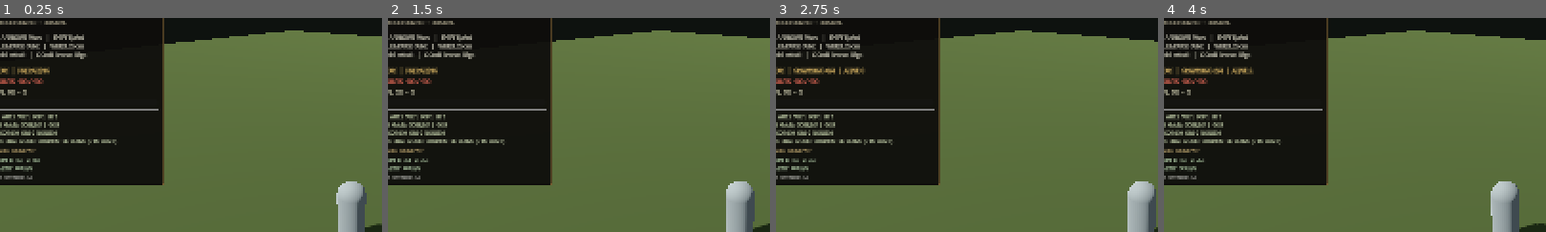
Above: before the commit, frames 1-4 (left to right).
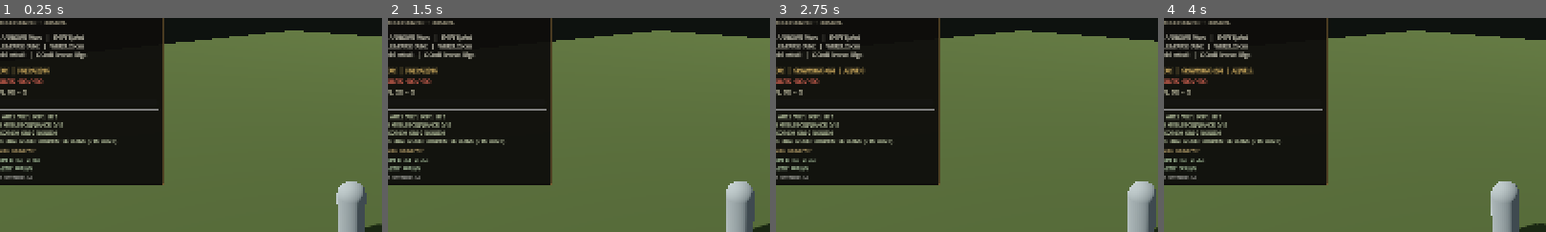
Above: after the commit, the same moments.

Repository: DireChris/Gielinor-Survivors
Game: Godot game, scene res://scenes/main.tscn
Two runs of this game, one before a commit and one after it. Both use one fixed random seed, a clock stepped at 60 frames per second and the inputs below.
Inputs (mouse positions are % of the whole screen's width and height, from its top left):
- Up to frame 1 (0.25 s): no input
- Up to frame 2 (1.5 s): tap Enter at 0.5 s; move the mouse to (72, 45) at 0.52 s; hold D (move_right) 0.53-1.25 s; tap C at 0.6 s; click (72, 45) at 0.67 s; drag from (30, 55) to (45, 70) at 1.27 s
- Up to frame 3 (2.75 s): tap Space at 2 s; move the mouse to (60, 28) at 2.02 s; hold D (move_right) from 2.03 s (still down); hold Shift (sprint) from 2.03 s (still down); tap C at 2.3 s
- Up to frame 4 (4 s): release D (move_right) at 2.75 s; release Shift (sprint) at 2.75 s; drag from (45, 70) to (20, 35) at 2.77 s; move the mouse to (80, 65) at 3.52 s; hold A (move_left) from 3.53 s (still down); tap C at 3.6 s
The pictures show only the part of the screen within x 4-54%, y 6-56%; the shares and areas given below are measured in that part.

The runs differ from the first frame. In frame 1, 0.2% of the frame differs, in the area x 2-17%, y 48-52%; in frame 2, 0.2%; in frame 3, 0.2%; in frame 4, 0.2%.

Commit message:
Add directional combat feedback and modular progression services

Diff:
--- /dev/null
+++ b/data/drops/goblin_drop_table.tres
@@ -0,0 +1,29 @@
+[gd_resource type="Resource" script_class="DropTableData" load_steps=6 format=3]
+
+[ext_resource type="Script" path="res://scripts/progression/drop_entry_data.gd" id="1_entry"]
+[ext_resource type="Script" path="res://scripts/progression/drop_table_data.gd" id="2_table"]
+
+[sub_resource type="Resource" id="DropEntry_coins"]
+script = ExtResource("1_entry")
+item_id = &"coins"
+drop_chance = 1.0
+minimum_quantity = 2
+maximum_quantity = 8
+
+[sub_resource type="Resource" id="DropEntry_copper_ore"]
+script = ExtResource("1_entry")
+item_id = &"copper_ore"
+drop_chance = 0.45
+minimum_quantity = 1
+maximum_quantity = 1
+
+[sub_resource type="Resource" id="DropEntry_bones"]
+script = ExtResource("1_entry")
+item_id = &"bones"
+drop_chance = 0.35
+minimum_quantity = 1
+maximum_quantity = 1
+
+[resource]
+script = ExtResource("2_table")
+entries = Array[Resource]([SubResource("DropEntry_coins"), SubResource("DropEntry_copper_ore"), SubResource("DropEntry_bones")])
--- /dev/null
+++ b/data/slayer/goblin_clearance.tres
@@ -0,0 +1,15 @@
+[gd_resource type="Resource" script_class="SlayerContractData" load_steps=2 format=3]
+
+[ext_resource type="Script" path="res://scripts/progression/slayer_contract_data.gd" id="1"]
+
+[resource]
+script = ExtResource("1")
+contract_id = &"goblin_clearance"
+display_name = "Goblin Clearance"
+target_monster_id = &"goblin"
+target_count = 15
+xp_per_kill = 5
+completion_bonus_xp = 100
+completion_rewards = {
+"coins": 75
+}
--- a/data/weapons/bronze_sword.tres
+++ b/data/weapons/bronze_sword.tres
@@ -14,4 +14,5 @@
 special_name = "Whirlwind"
 special_damage_multiplier = 1.75
 special_radius = 5.5
+special_arc_degrees = 150.0
 special_cost = 50.0
--- a/scenes/enemies/goblin.tscn
+++ b/scenes/enemies/goblin.tscn
@@ -1,6 +1,7 @@
-[gd_scene load_steps=7 format=3]
+[gd_scene load_steps=8 format=3]
 
 [ext_resource type="Script" path="res://scripts/enemies/enemy_controller.gd" id="1_enemy"]
+[ext_resource type="Resource" path="res://data/drops/goblin_drop_table.tres" id="2_drop_table"]
 
 [sub_resource type="CapsuleMesh" id="CapsuleMesh_body"]
 radius = 0.34
@@ -26,6 +27,8 @@
 collision_layer = 1
 collision_mask = 1
 script = ExtResource("1_enemy")
+monster_id = &"goblin"
+drop_table = ExtResource("2_drop_table")
 
 [node name="Body" type="MeshInstance3D" parent="."]
 position = Vector3(0, 0.76, 0)
--- a/scenes/main.tscn
+++ b/scenes/main.tscn
@@ -9,6 +9,9 @@
 [ext_resource type="Script" path="res://scripts/progression/progression_director.gd" id="7_progression"]
 [ext_resource type="Script" path="res://scripts/progression/run_upgrade_director.gd" id="8_upgrades"]
 [ext_resource type="Script" path="res://scripts/ui/level_up_choice_ui.gd" id="9_upgrade_ui"]
+[ext_resource type="Script" path="res://scripts/progression/inventory_service.gd" id="10_inventory"]
+[ext_resource type="Script" path="res://scripts/progression/slayer_contract_service.gd" id="11_slayer_service"]
+[ext_resource type="Resource" path="res://data/slayer/goblin_clearance.tres" id="12_goblin_contract"]
 
 [sub_resource type="Environment" id="Environment_world"]
 background_mode = 1
@@ -105,11 +108,20 @@
 player_path = NodePath("../Player")
 enemy_container_path = NodePath("../EnemyContainer")
 
+[node name="InventoryService" type="Node" parent="."]
+script = ExtResource("10_inventory")
+
+[node name="SlayerContractService" type="Node" parent="."]
+script = ExtResource("11_slayer_service")
+contract_data = ExtResource("12_goblin_contract")
+
 [node name="ProgressionDirector" type="Node" parent="."]
 script = ExtResource("7_progression")
 player_path = NodePath("../Player")
 enemy_container_path = NodePath("../EnemyContainer")
 combat_path = NodePath("../CombatDirector")
+inventory_service_path = NodePath("../InventoryService")
+slayer_service_path = NodePath("../SlayerContractService")
 
 [node name="HUD" type="CanvasLayer" parent="."]
 script = ExtResource("3_hud")
--- a/scripts/combat/auto_combat.gd
+++ b/scripts/combat/auto_combat.gd
@@ -50,14 +50,11 @@
 	var target := _select_target(weapon_data.attack_range + attack_range_bonus)
 	if target == null:
 		return
+	var attack_direction := _face_target(target, weapon_data.attack_interval)
 	var damage := weapon_data.damage + damage_bonus + run_damage_bonus
+	_spawn_directional_slash(attack_direction, 1.65, 115.0, false)
 	target.take_damage(damage)
 	_attack_cooldown = weapon_data.attack_interval / maxf(0.25, attack_speed_multiplier)
-	_player.rotation.y = atan2(
-		_player.global_position.x - target.global_position.x,
-		_player.global_position.z - target.global_position.z
-	)
-	_spawn_impact(target.global_position, 0.72)
 	attack_landed.emit(String(target.name), damage)
 
 
@@ -90,45 +87,128 @@
 func _activate_special() -> void:
 	if special_energy < weapon_data.special_cost:
 		return
+
+	# Lock the player onto the nearest valid target before building the sweep.
+	var lead_target := _select_target(weapon_data.special_radius)
+	if lead_target == null:
+		return
+	var special_direction := _face_target(lead_target, 0.55)
 	var radius_squared := weapon_data.special_radius * weapon_data.special_radius
+	var minimum_forward_dot := cos(deg_to_rad(weapon_data.special_arc_degrees * 0.5))
 	var targets: Array[EnemyController] = []
+
 	for child in _enemy_container.get_children():
-		if child is EnemyController:
-			var enemy := child as EnemyController
-			if enemy.alive and _player.global_position.distance_squared_to(enemy.global_position) <= radius_squared:
-				targets.append(enemy)
+		if not child is EnemyController:
+			continue
+		var enemy := child as EnemyController
+		if not enemy.alive:
+			continue
+		var offset := enemy.global_position - _player.global_position
+		offset.y = 0.0
+		var distance_squared := offset.length_squared()
+		if distance_squared > radius_squared or distance_squared < 0.0001:
+			continue
+		var direction_to_enemy := offset.normalized()
+		if direction_to_enemy.dot(special_direction) >= minimum_forward_dot:
+			targets.append(enemy)
+
 	if targets.is_empty():
 		return
+
 	special_energy -= weapon_data.special_cost
 	var damage := maxi(1, roundi(float(weapon_data.damage + damage_bonus + run_damage_bonus) * weapon_data.special_damage_multiplier))
+	_spawn_directional_slash(special_direction, minf(weapon_data.special_radius, 2.2), weapon_data.special_arc_degrees, true)
 	for enemy in targets:
 		if is_instance_valid(enemy) and enemy.alive:
 			enemy.take_damage(damage)
-	_spawn_impact(_player.global_position, weapon_data.special_radius)
 	special_activated.emit(weapon_data.special_name, targets.size())
 
 
-func _spawn_impact(world_position: Vector3, radius: float) -> void:
-	var effect := MeshInstance3D.new()
-	var ring := TorusMesh.new()
-	ring.inner_radius = radius * 0.72
-	ring.outer_radius = radius
-	effect.mesh = ring
+func _face_target(target: EnemyController, lock_duration: float) -> Vector3:
+	var direction := target.global_position - _player.global_position
+	direction.y = 0.0
+	if direction.length_squared() < 0.0001:
+		return -_player.global_basis.z.normalized()
+
+	direction = direction.normalized()
+	_player.face_direction(direction, lock_duration)
+	return direction
+
+
+func _spawn_directional_slash(
+	direction: Vector3,
+	radius: float,
+	sweep_degrees: float,
+	is_special: bool
+) -> void:
+	if direction.length_squared() < 0.0001:
+		return
+	var scene_root := get_tree().current_scene
+	if scene_root == null:
+		return
+
+	var segments := 24
+	var half_angle := deg_to_rad(clampf(sweep_degrees, 20.0, 300.0) * 0.5)
+	var inner_radius := radius * (0.70 if is_special else 0.72)
+	var vertices := PackedVector3Array()
+	var uvs := PackedVector2Array()
+	var indices := PackedInt32Array()
+
+	# The crescent is authored in local XY, then its plane is aimed down the
+	# attack direction. This keeps the slash visually aligned with combat.
+	for segment in range(segments + 1):
+		var angle := lerpf(-half_angle, half_angle, float(segment) / float(segments))
+		var direction_2d := Vector2(sin(angle), cos(angle))
+		vertices.append(Vector3(direction_2d.x * inner_radius, direction_2d.y * inner_radius, 0.0))
+		vertices.append(Vector3(direction_2d.x * radius, direction_2d.y * radius, 0.0))
+		uvs.append(Vector2(float(segment) / float(segments), 0.0))
+		uvs.append(Vector2(float(segment) / float(segments), 1.0))
+		if segment < segments:
+			var index := segment * 2
+			indices.append_array(PackedInt32Array([
+				index, index + 1, index + 2,
+				index + 1, index + 3, index + 2
+			]))
+
+	var arrays: Array = []
+	arrays.resize(Mesh.ARRAY_MAX)
+	arrays[Mesh.ARRAY_VERTEX] = vertices
+	arrays[Mesh.ARRAY_TEX_UV] = uvs
+	arrays[Mesh.ARRAY_INDEX] = indices
+
+	var slash_mesh := ArrayMesh.new()
+	slash_mesh.add_surface_from_arrays(Mesh.PRIMITIVE_TRIANGLES, arrays)
+
 	var material := StandardMaterial3D.new()
 	material.shading_mode = BaseMaterial3D.SHADING_MODE_UNSHADED
-	material.albedo_color = Color(1.0, 0.72, 0.25, 0.9)
 	material.transparency = BaseMaterial3D.TRANSPARENCY_ALPHA
+	material.cull_mode = BaseMaterial3D.CULL_DISABLED
 	material.emission_enabled = true
-	material.emission = Color(1.0, 0.48, 0.12)
-	effect.material_override = material
-	get_tree().current_scene.add_child(effect)
-	effect.global_position = world_position + Vector3.UP * 0.12
-	effect.rotation.x = PI / 2.0
-	effect.scale = Vector3.ONE * 0.35
+	if is_special:
+		material.albedo_color = Color(1.0, 0.68, 0.22, 0.88)
+		material.emission = Color(1.0, 0.42, 0.08)
+	else:
+		material.albedo_color = Color(0.98, 0.85, 0.48, 0.92)
+		material.emission = Color(1.0, 0.62, 0.18)
+	slash_mesh.surface_set_material(0, material)
+
+	var effect := MeshInstance3D.new()
+	effect.mesh = slash_mesh
+	effect.cast_shadow = GeometryInstance3D.SHADOW_CASTING_SETTING_OFF
+	scene_root.add_child(effect)
+	effect.global_position = _player.global_position + direction * (0.55 if not is_special else 0.85) + Vector3.UP * 1.0
+	effect.look_at(effect.global_position + direction, Vector3.UP)
+	effect.scale = Vector3(0.78, 0.78, 0.78) if is_special else Vector3(0.58, 0.58, 0.58)
+
 	var tween := effect.create_tween()
 	tween.set_parallel(true)
-	tween.tween_property(effect, "scale", Vector3.ONE, 0.22)
-	tween.tween_property(material, "albedo_color:a", 0.0, 0.35)
+	tween.tween_property(effect, "scale", Vector3.ONE, 0.14 if not is_special else 0.24)
+	tween.tween_property(material, "albedo_color", Color(
+		material.albedo_color.r,
+		material.albedo_color.g,
+		material.albedo_color.b,
+		0.0
+	), 0.20 if not is_special else 0.32)
 	tween.chain().tween_callback(effect.queue_free)
 
 
--- a/scripts/combat/weapon_data.gd
+++ b/scripts/combat/weapon_data.gd
@@ -23,4 +23,5 @@
 @export var special_name: String = "Whirlwind"
 @export_range(1.0, 10.0, 0.05) var special_damage_multiplier: float = 1.75
 @export_range(1.0, 15.0, 0.1) var special_radius: float = 5.5
+@export_range(30.0, 360.0, 5.0) var special_arc_degrees: float = 150.0
 @export_range(1.0, 100.0, 1.0) var special_cost: float = 50.0
--- a/scripts/enemies/enemy_controller.gd
+++ b/scripts/enemies/enemy_controller.gd
@@ -6,6 +6,10 @@
 
 signal died(enemy: EnemyController)
 signal health_changed(current_health: int, maximum_health: int)
+
+@export_category("Identity")
+@export var monster_id: StringName = &"goblin"
+@export var drop_table: DropTableData
 
 @export_category("Base Stats")
 @export_range(1, 500, 1) var base_max_health: int = 18
--- a/scripts/player/player_controller.gd
+++ b/scripts/player/player_controller.gd
@@ -29,6 +29,9 @@
 var current_health: int = 100
 var is_dead: bool = false
 var run_speed_multiplier: float = 1.0
+
+var _combat_facing_lock_remaining: float = 0.0
+var _combat_facing_yaw: float = 0.0
 
 var _camera: Camera3D
 
@@ -89,13 +92,25 @@
 			-terminal_fall_speed
 		)
 
-	if has_movement_input:
+	if _combat_facing_lock_remaining > 0.0:
+		_combat_facing_lock_remaining = maxf(0.0, _combat_facing_lock_remaining - physics_delta)
+		rotation.y = lerp_angle(rotation.y, _combat_facing_yaw, minf(turn_rate * physics_delta, 1.0))
+	elif has_movement_input:
 		var target_yaw := atan2(-move_direction.x, -move_direction.z)
 		rotation.y = lerp_angle(rotation.y, target_yaw, minf(turn_rate * physics_delta, 1.0))
 
 	# Godot 4 consumes the CharacterBody3D.velocity property directly.
 	# Do not multiply velocity by delta here.
 	move_and_slide()
+
+
+func face_direction(direction: Vector3, lock_duration: float = 0.35) -> void:
+	var flat_direction := Vector3(direction.x, 0.0, direction.z)
+	if flat_direction.length_squared() < INPUT_DEADZONE_SQUARED:
+		return
+	flat_direction = flat_direction.normalized()
+	_combat_facing_yaw = atan2(-flat_direction.x, -flat_direction.z)
+	_combat_facing_lock_remaining = maxf(_combat_facing_lock_remaining, lock_duration)
 
 
 func take_damage(amount: int) -> void:
--- /dev/null
+++ b/scripts/progression/drop_entry_data.gd
@@ -0,0 +1,15 @@
+extends Resource
+class_name DropEntryData
+
+## One independently rolled entry in a monster's drop table.
+
+@export var item_id: StringName = &""
+@export_range(0.0, 1.0, 0.01) var drop_chance: float = 1.0
+@export_range(1, 999, 1) var minimum_quantity: int = 1
+@export_range(1, 999, 1) var maximum_quantity: int = 1
+
+
+func roll_quantity() -> int:
+	if item_id.is_empty() or randf() > drop_chance:
+		return 0
+	return randi_range(minimum_quantity, maxi(minimum_quantity, maximum_quantity))
--- /dev/null
+++ b/scripts/progression/drop_table_data.gd
@@ -0,0 +1,19 @@
+extends Resource
+class_name DropTableData
+
+## Data-driven drop table. Each entry rolls independently.
+
+@export var entries: Array[Resource] = []
+
+
+func roll_drops() -> Dictionary:
+	var results: Dictionary = {}
+	for resource_entry in entries:
+		var entry := resource_entry as DropEntryData
+		if entry == null:
+			continue
+		var quantity := entry.roll_quantity()
+		if quantity <= 0:
+			continue
+		results[entry.item_id] = int(results.get(entry.item_id, 0)) + quantity
+	return results
--- /dev/null
+++ b/scripts/progression/inventory_service.gd
@@ -0,0 +1,48 @@
+extends Node
+class_name InventoryService
+
+## Run-scoped item storage. Mutations are validated and announced centrally.
+
+signal inventory_changed(items: Dictionary)
+
+var items: Dictionary = {}
+
+
+func add_item(item_id: StringName, quantity: int = 1) -> void:
+	if item_id.is_empty() or quantity <= 0:
+		return
+	items[item_id] = int(items.get(item_id, 0)) + quantity
+	inventory_changed.emit(items.duplicate(true))
+
+
+func get_item_count(item_id: StringName) -> int:
+	return maxi(0, int(items.get(item_id, 0)))
+
+
+func has_items(costs: Dictionary) -> bool:
+	for item_id in costs:
+		var cost := int(costs[item_id])
+		if cost < 0 or get_item_count(StringName(item_id)) < cost:
+			return false
+	return true
+
+
+func remove_items(costs: Dictionary) -> bool:
+	# Check every cost first so crafting cannot partially consume materials.
+	if not has_items(costs):
+		return false
+
+	for item_id in costs:
+		var key := StringName(item_id)
+		var remaining := get_item_count(key) - int(costs[item_id])
+		if remaining <= 0:
+			items.erase(key)
+		else:
+			items[key] = remaining
+
+	inventory_changed.emit(items.duplicate(true))
+	return true
+
+
+func get_items_snapshot() -> Dictionary:
+	return items.duplicate(true)
--- a/scripts/progression/progression_director.gd
+++ b/scripts/progression/progression_director.gd
@@ -10,25 +10,24 @@
 
 const PROFILE_PATH := "user://gielinor_survivors_profile.json"
 const SKILLS := ["Attack", "Strength", "Defence", "Hitpoints", "Slayer"]
-const SLAYER_TARGET := "Goblin"
-const SLAYER_TARGET_COUNT := 15
 
 @export var player_path: NodePath
 @export var enemy_container_path: NodePath
 @export var combat_path: NodePath
+@export var inventory_service_path: NodePath
+@export var slayer_service_path: NodePath
 
 var run_skill_xp: Dictionary = {}
 var profile_skill_xp: Dictionary = {}
-var run_inventory: Dictionary = {"coins": 0, "copper_ore": 0, "bones": 0}
 var lifetime_kills: int = 0
-var slayer_kills: int = 0
-var slayer_completed: bool = false
 var bronze_edge_unlocked: bool = false
 var weapon_damage_bonus: int = 0
 
 var _player: PlayerController
 var _enemy_container: Node3D
 var _combat: AutoCombat
+var _inventory: InventoryService
+var _slayer_contract: SlayerContractService
 
 
 func _ready() -> void:
@@ -38,13 +37,16 @@
 	_player = get_node_or_null(player_path) as PlayerController
 	_enemy_container = get_node_or_null(enemy_container_path) as Node3D
 	_combat = get_node_or_null(combat_path) as AutoCombat
-
-	if _player == null or _enemy_container == null:
-		push_error("ProgressionDirector requires valid player and enemy container paths.")
+	_inventory = get_node_or_null(inventory_service_path) as InventoryService
+	_slayer_contract = get_node_or_null(slayer_service_path) as SlayerContractService
+
+	if _player == null or _enemy_container == null or _inventory == null or _slayer_contract == null:
+		push_error("ProgressionDirector requires player, enemy container, InventoryService and SlayerContractService references.")
 		set_process(false)
 		return
 
 	_player.player_died.connect(_on_player_died)
+	_slayer_contract.contract_completed.connect(_on_slayer_contract_completed)
 	_enemy_container.child_entered_tree.connect(_on_enemy_child_entered)
 	for child in _enemy_container.get_children():
 		_connect_enemy(child)
@@ -75,24 +77,25 @@
 	_award_xp("Defence", 2.0)
 	_award_xp("Hitpoints", 1.33)
 
-	if not slayer_completed:
-		slayer_kills += 1
-		_award_xp("Slayer", 5.0)
-		if slayer_kills >= SLAYER_TARGET_COUNT:
-			slayer_completed = true
-			run_inventory["coins"] = int(run_inventory.get("coins", 0)) + 75
-			_award_xp("Slayer", 100.0)
+	var slayer_xp := _slayer_contract.register_kill(enemy.monster_id)
+	if slayer_xp > 0:
+		_award_xp("Slayer", float(slayer_xp))
 
 	_roll_drops(enemy)
 	progression_changed.emit()
 
 
-func _roll_drops(_enemy: EnemyController) -> void:
-	run_inventory["coins"] = int(run_inventory.get("coins", 0)) + randi_range(2, 8)
-	if randf() < 0.45:
-		run_inventory["copper_ore"] = int(run_inventory.get("copper_ore", 0)) + 1
-	if randf() < 0.35:
-		run_inventory["bones"] = int(run_inventory.get("bones", 0)) + 1
+func _roll_drops(enemy: EnemyController) -> void:
+	if enemy.drop_table == null:
+		return
+	var drops := enemy.drop_table.roll_drops()
+	for item_id in drops:
+		_inventory.add_item(StringName(item_id), int(drops[item_id]))
+
+
+func _on_slayer_contract_completed(rewards: Dictionary) -> void:
+	for item_id in rewards:
+		_inventory.add_item(StringName(item_id), int(rewards[item_id]))
 
 
 func _award_xp(skill: String, amount: float) -> void:
@@ -139,12 +142,14 @@
 func craft_bronze_edge() -> void:
 	if bronze_edge_unlocked:
 		return
-	if int(run_inventory.get("copper_ore", 0)) < 5 or int(run_inventory.get("bones", 0)) < 3 or int(run_inventory.get("coins", 0)) < 30:
-		return
-
-	run_inventory["copper_ore"] = int(run_inventory["copper_ore"]) - 5
-	run_inventory["bones"] = int(run_inventory["bones"]) - 3
-	run_inventory["coins"] = int(run_inventory["coins"]) - 30
+	var material_costs := {
+		&"copper_ore": 5,
+		&"bones": 3,
+		&"coins": 30
+	}
+	if not _inventory.remove_items(material_costs):
+		return
+
 	bronze_edge_unlocked = true
 	weapon_damage_bonus += 3
 	progression_changed.emit()
@@ -155,13 +160,13 @@
 	var strength_level := get_skill_level("Strength")
 	var defence_level := get_skill_level("Defence")
 	var hp_level := get_skill_level("Hitpoints")
-	var slayer_text := "COMPLETE" if slayer_completed else "%d/%d" % [slayer_kills, SLAYER_TARGET_COUNT]
-	return "SKILLS  ATK %d  STR %d  DEF %d  HP %d\nSLAYER  %s GOBLINS  |  %s\nLOOT  COINS %d  ORE %d  BONES %d\nBRONZE EDGE  %s  (C TO CRAFT)" % [
+	var slayer_text := _slayer_contract.get_status_text()
+	return "SKILLS  ATK %d  STR %d  DEF %d  HP %d\nSLAYER  %s\nLOOT  COINS %d  ORE %d  BONES %d\nBRONZE EDGE  %s  (C TO CRAFT)" % [
 		attack_level, strength_level, defence_level, hp_level,
-		SLAYER_TARGET, slayer_text,
-		int(run_inventory.get("coins", 0)),
-		int(run_inventory.get("copper_ore", 0)),
-		int(run_inventory.get("bones", 0)),
+		slayer_text,
+		_inventory.get_item_count(&"coins"),
+		_inventory.get_item_count(&"copper_ore"),
+		_inventory.get_item_count(&"bones"),
 		"OWNED" if bronze_edge_unlocked else "5 ORE + 3 BONES + 30 COINS"
 	]
 
--- /dev/null
+++ b/scripts/progression/slayer_contract_data.gd
@@ -0,0 +1,12 @@
+extends Resource
+class_name SlayerContractData
+
+## Static definition for a Slayer contract.
+
+@export var contract_id: StringName = &""
+@export var display_name: String = ""
+@export var target_monster_id: StringName = &""
+@export_range(1, 10000, 1) var target_count: int = 15
+@export_range(0, 100000, 1) var xp_per_kill: int = 5
+@export_range(0, 100000, 1) var completion_bonus_xp: int = 100
+@export var completion_rewards: Dictionary = {"coins": 75}
--- /dev/null
+++ b/scripts/progression/slayer_contract_service.gd
@@ -0,0 +1,46 @@
+extends Node
+class_name SlayerContractService
+
+## Owns current contract progress. Rewards are emitted for ProgressionDirector
+## and InventoryService to consume; this service does not own player XP/items.
+
+signal progress_changed(current_kills: int, required_kills: int)
+signal contract_completed(rewards: Dictionary)
+
+@export var contract_data: SlayerContractData
+
+var current_kills: int = 0
+var completed: bool = false
+
+
+func _ready() -> void:
+	if contract_data == null:
+		push_error("SlayerContractService requires a SlayerContractData resource.")
+
+
+func register_kill(monster_id: StringName) -> int:
+	if contract_data == null or completed or monster_id != contract_data.target_monster_id:
+		return 0
+
+	current_kills = mini(contract_data.target_count, current_kills + 1)
+	var xp_awarded := contract_data.xp_per_kill
+	progress_changed.emit(current_kills, contract_data.target_count)
+
+	if current_kills >= contract_data.target_count:
+		completed = true
+		xp_awarded += contract_data.completion_bonus_xp
+		contract_completed.emit(contract_data.completion_rewards.duplicate(true))
+
+	return xp_awarded
+
+
+func get_status_text() -> String:
+	if contract_data == null:
+		return "NO CONTRACT"
+	if completed:
+		return "%s  COMPLETE" % contract_data.display_name.to_upper()
+	return "%s  %d/%d" % [
+		contract_data.display_name.to_upper(),
+		current_kills,
+		contract_data.target_count
+	]
Not shown: 1 places in scenes/main.tscn that only renumber resources
Not shown, changed: ARCHITECTURE.md
